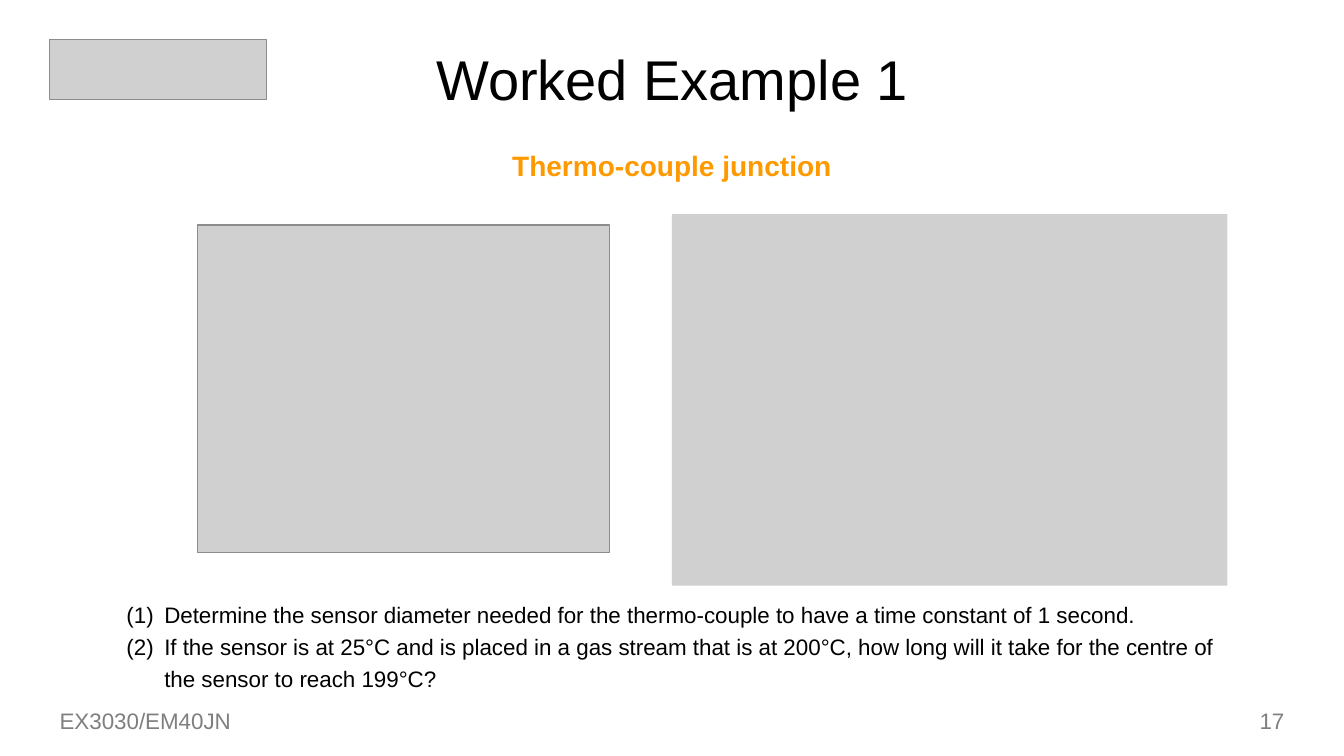
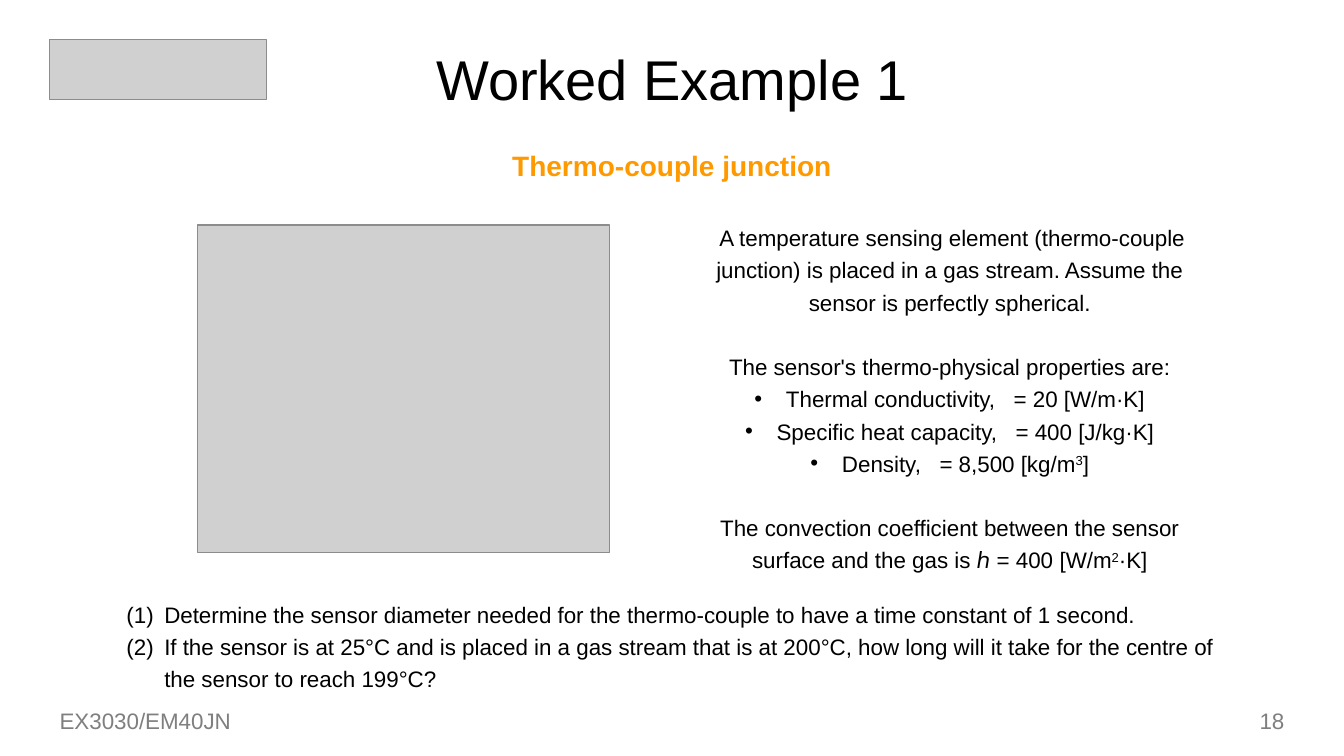
Before and after one commit to toastedcrumpets/HMMT, a slide deck: slide 18 of oldnotes/Week7-01.pptx (slide 17 before the commit). Drawn at 1344x756 pixels with LibreOffice and Linux fonts; fonts in the diff are those of the drawing; grey boxes stand for pictures. Boxes give left, top, right and bottom in pixels: in the first picture for what was removed or moved away, otherwise in the second. Text is boxed around its words. In the diff, an @@ line names an element or a change of style, - is before the commit and + after.

Commit message:
Added the examples

```diff
--- a/oldnotes/Week7-01.pptx
+++ b/oldnotes/Week7-01.pptx
@@ picture removed at (673,214,1228,586) @@
@@ text added at (716,229,1184,573), 16 pt, text #000000 @@
+A temperature sensing element (thermo-couple junction) is placed in a gas stream. Assume the sensor is perfectly spherical.
+The sensor's thermo-physical properties are:
+• Thermal conductivity, = 20 [W/m·K]
+• Specific heat capacity, = 400 [J/kg·K]
+• Density, = 8,500 [kg/m3]
+The convection coefficient between the sensor surface and the gas is ℎ = 400 [W/m2·K]
@@ page number at (1260,713,1285,729): text changed @@
-17
+18
```
Also in this commit, not shown: 8 other slides changed, 2 slides added, 8 other files.
